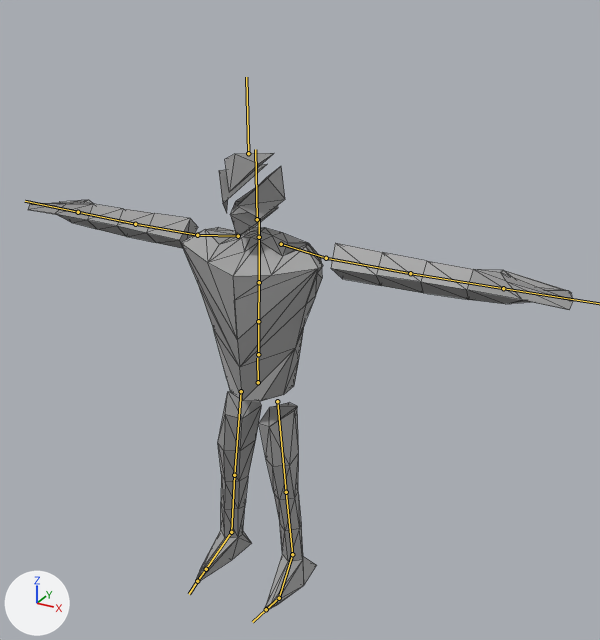
The glTF model glb_imports/8164_meshes.glb: old version first, new version second.
The view is the same before and after, from a 50 mm camera at (20.0, -32.2, 32.3) aimed at (2.0, 0.6, 15.9). The axes (+X, +Y, +Z) are drawn at lower left. The lights are the same throughout. The bones that bend it are drawn over the model as lines. Mesh edges are drawn as thin lines.

The first picture shows 'Body.001'.
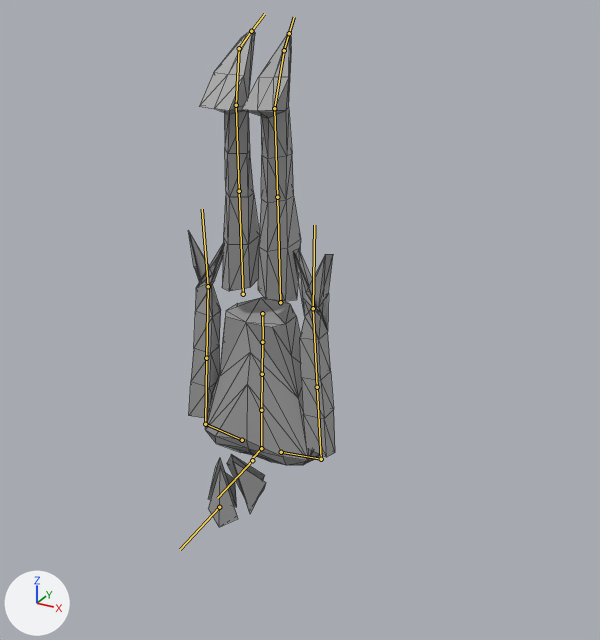
The newer file adds an action. The first version stands in its rest pose; the second is drawn at frame 40 of the action 'FlyingFaceRain'.

The change in detail:
Bone 'mixamorig:Hips' (bone_mixamorig_hips) moves from (0.0, 0.0, 0.0) to (0.0, 3.6, -0.57).
Bone 'mixamorig:Hips' (bone_mixamorig_hips) turns from (0, 0, 0) to (180, 0, 0) degrees about its own x, y and z.
Bone 'mixamorig:Neck' (bone_mixamorig_neck) turns from (0, 0, 0) to (-85, 0, 0) degrees about its own x, y and z.
Bone 'mixamorig:LeftArm' (bone_mixamorig_leftarm) turns from (0, 0, 0) to (94, 0, 43) degrees about its own x, y and z.
Bone 'mixamorig:LeftForeArm' (bone_mixamorig_leftforearm) turns from (0, 0, 0) to (1, 0, 0) degrees about its own x, y and z.
Bone 'mixamorig:LeftHand' (bone_mixamorig_lefthand) turns from (0, 0, 0) to (5, -137, -6) degrees about its own x, y and z.
Bone 'mixamorig:RightArm' (bone_mixamorig_rightarm) turns from (0, 0, 0) to (94, 0, -43) degrees about its own x, y and z.
Bone 'mixamorig:RightForeArm' (bone_mixamorig_rightforearm) turns from (0, 0, 0) to (1, 0, 0) degrees about its own x, y and z.
Bone 'mixamorig:RightHand' (bone_mixamorig_righthand) turns from (0, 0, 0) to (1, 138, 5) degrees about its own x, y and z.
Bone 'mixamorig:LeftUpLeg' (bone_mixamorig_leftupleg) turns from (0, 0, 0) to (-3, 3, -6) degrees about its own x, y and z.
Bone 'mixamorig:LeftLeg' (bone_mixamorig_leftleg) turns from (0, 0, 0) to (2, 0, 0) degrees about its own x, y and z.
Bone 'mixamorig:LeftFoot' (bone_mixamorig_leftfoot) turns from (0, 0, 0) to (-43, 3, 0) degrees about its own x, y and z.
Bone 'mixamorig:LeftToeBase' (bone_mixamorig_lefttoebase) turns from (0, 0, 0) to (6, 2, 4) degrees about its own x, y and z.
Bone 'mixamorig:RightUpLeg' (bone_mixamorig_rightupleg) turns from (0, 0, 0) to (-3, -4, 6) degrees about its own x, y and z.
Bone 'mixamorig:RightLeg' (bone_mixamorig_rightleg) turns from (0, 0, 0) to (2, 0, 0) degrees about its own x, y and z.
Bone 'mixamorig:RightFoot' (bone_mixamorig_rightfoot) turns from (0, 0, 0) to (-46, -3, 0) degrees about its own x, y and z.

Boxes [x1, y1, x2, y2] around the edits, measured in the pictures (600 x 640 px):
'Body.001', posed (73% narrower, 9% taller)
    before: [28, 153, 573, 610]
    after: [188, 29, 335, 527]
bone 'mixamorig:Hips', root to tip
    before: (258, 382) to (257, 358)
    after: (262, 313) to (263, 339)
bone 'mixamorig:Neck', root to tip
    before: (259, 237) to (259, 218)
    after: (261, 448) to (252, 458)
bone 'mixamorig:LeftArm', root to tip
    before: (326, 258) to (410, 273)
    after: (321, 459) to (317, 387)
bone 'mixamorig:LeftForeArm', root to tip
    before: (410, 273) to (503, 288)
    after: (317, 387) to (313, 308)
bone 'mixamorig:RightArm', root to tip
    before: (197, 235) to (135, 224)
    after: (205, 424) to (206, 358)
bone 'mixamorig:RightForeArm', root to tip
    before: (135, 224) to (78, 212)
    after: (206, 358) to (208, 286)
bone 'mixamorig:RightHand', root to tip
    before: (78, 212) to (25, 201)
    after: (208, 286) to (202, 209)
bone 'mixamorig:LeftUpLeg', root to tip
    before: (277, 401) to (286, 492)
    after: (280, 302) to (277, 197)
bone 'mixamorig:LeftLeg', root to tip
    before: (286, 492) to (292, 554)
    after: (277, 197) to (274, 108)
bone 'mixamorig:LeftFoot', root to tip
    before: (292, 554) to (279, 598)
    after: (274, 108) to (284, 50)
bone 'mixamorig:LeftToeBase', root to tip
    before: (279, 598) to (266, 609)
    after: (284, 50) to (289, 33)
bone 'mixamorig:RightUpLeg', root to tip
    before: (241, 391) to (234, 475)
    after: (243, 294) to (239, 191)
bone 'mixamorig:RightLeg', root to tip
    before: (234, 475) to (231, 532)
    after: (239, 191) to (236, 105)
bone 'mixamorig:RightFoot', root to tip
    before: (231, 532) to (206, 569)
    after: (236, 105) to (239, 48)
